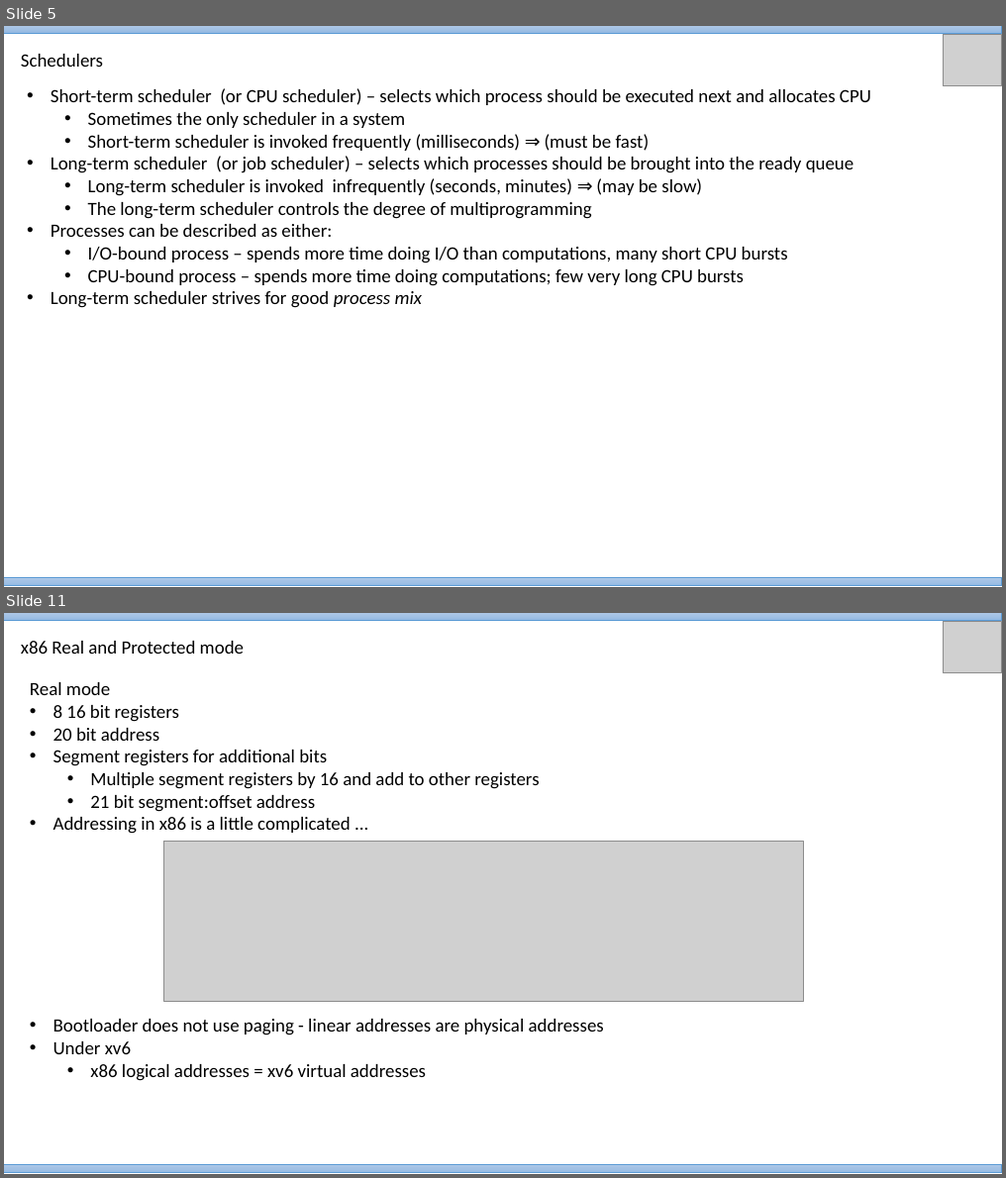
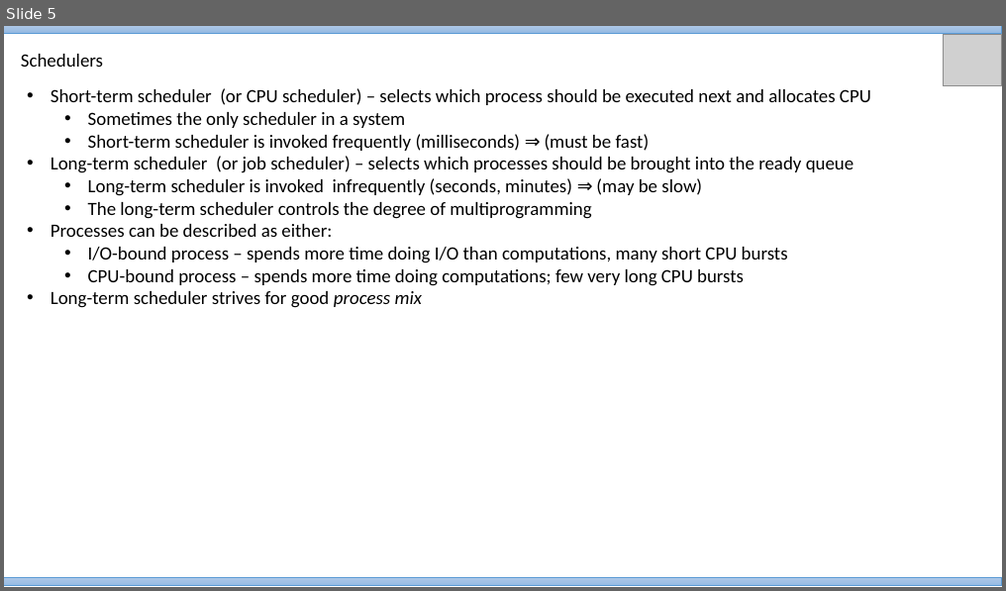
Before and after one commit to VineethBS/vineethbs.github.io, a slide deck: 2017_AV224/Material/Lecture_29.pptx. Shown one above the other, each under a label of ours: slides 5 and 11 before the commit, slide 5 after it; the slides between them are not shown. The pictures are 1006x1178 and 1006x591 pixels, drawn with LibreOffice and Linux fonts; fonts in the diff are those of the drawing; grey boxes stand for pictures. Boxes give left, top, right and bottom in pixels: in the first picture for what was removed or moved away, otherwise in the second. Text is boxed around its words. In the diff, an @@ line names an element or a change of style, - is before the commit and + after.

```diff
--- a/2017_AV224/Material/Lecture_29.pptx
+++ b/2017_AV224/Material/Lecture_29.pptx
@@ slide 11 removed at [4,613,1002,1174], background #FFFFFF @@
@@ rectangle removed at [4,613,1002,621] @@
@@ text removed at [21,641,244,654] @@
-x86 Real and Protected mode
@@ picture removed at [943,622,1001,672] @@
@@ text removed at [30,682,604,1081] @@
-Real mode
-• 8 16 bit registers
-• 20 bit address
-• Segment registers for additional bits
-  • Multiple segment registers by 16 and add to other registers
-  • 21 bit segment:offset address
-• Addressing in x86 is a little complicated ...
-• Bootloader does not use paging - linear addresses are physical addresses
-• Under xv6
-  • x86 logical addresses = xv6 virtual addresses
@@ picture removed at [164,842,804,1001] @@
@@ rectangle removed at [4,1164,1002,1173] @@
```
Also in this commit, not shown: 1 slide changed, 2 slides added, 9 other slides removed, 4 other files.
